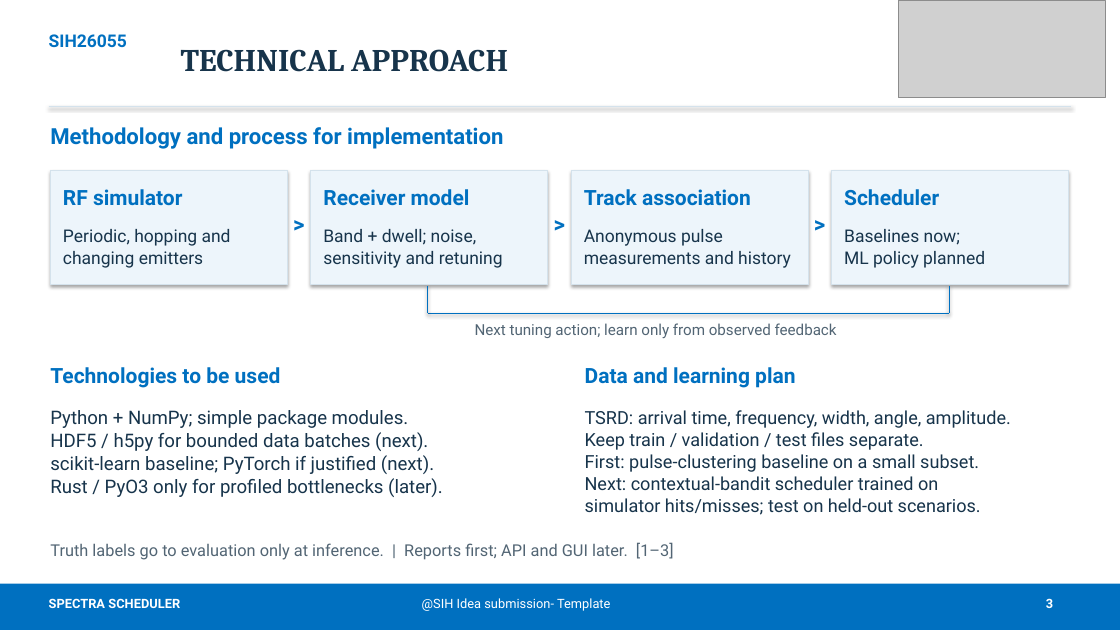
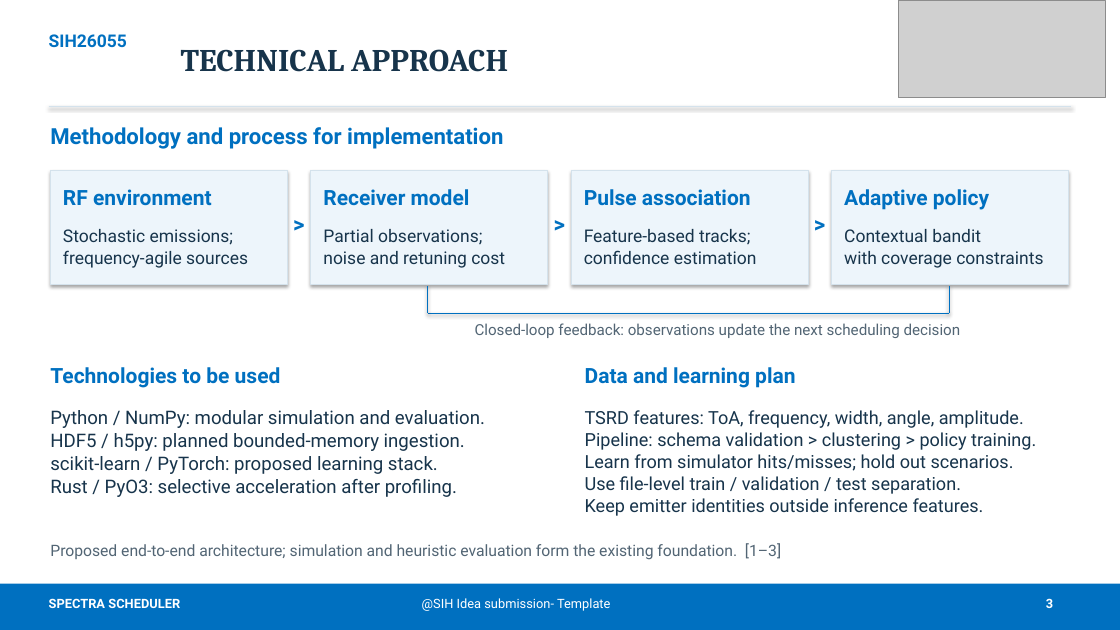
Before and after one commit to Siwach777/spectra-scheduler, a slide deck: slide 3 of ppt/Spectra-Scheduler-SIH2026.pptx. Drawn at 1120x630 pixels with LibreOffice and Linux fonts; fonts in the diff are those of the drawing; grey boxes stand for pictures. Boxes give left, top, right and bottom in pixels: in the first picture for what was removed or moved away, otherwise in the second. Text is boxed around its words. In the diff, an @@ line names an element or a change of style, - is before the commit and + after.

Commit message:
Refocus SIH presentation on technical objectives and validation

```diff
--- a/ppt/Spectra-Scheduler-SIH2026.pptx
+++ b/ppt/Spectra-Scheduler-SIH2026.pptx
@@ text at box(63, 189, 212, 206): text changed @@
-RF simulator
+RF environment
@@ text at box(584, 189, 751, 206): text changed @@
-Track association
+Pulse association
@@ text at box(844, 189, 989, 210): text changed @@
-Scheduler
+Adaptive policy
@@ text at box(63, 229, 248, 268): text changed @@
-Periodic, hopping and
-changing emitters
+Stochastic emissions;
+frequency-agile sources
@@ text at box(323, 229, 505, 268): text changed @@
-Band + dwell; noise,
-sensitivity and retuning
+Partial observations;
+noise and retuning cost
@@ text at box(584, 229, 757, 264): text changed @@
-Anonymous pulse
-measurements and history
+Feature-based tracks;
+confidence estimation
@@ text at box(844, 229, 1043, 268): text changed @@
-Baselines now;
-ML policy planned
+Contextual bandit
+with coverage constraints
@@ text at box(475, 323, 961, 338): text changed @@
-Next tuning action; learn only from observed feedback
+Closed-loop feedback: observations update the next scheduling decision
@@ text at box(50, 410, 485, 497): text changed @@
-Python + NumPy; simple package modules.
-HDF5 / h5py for bounded data batches (next).
-scikit-learn baseline; PyTorch if justified (next).
-Rust / PyO3 only for profiled bottlenecks (later).
+Python / NumPy: modular simulation and evaluation.
+HDF5 / h5py: planned bounded-memory ingestion.
+scikit-learn / PyTorch: proposed learning stack.
+Rust / PyO3: selective acceleration after profiling.
@@ text at box(585, 410, 1036, 516): text changed @@
-TSRD: arrival time, frequency, width, angle, amplitude.
-Keep train / validation / test files separate.
-First: pulse-clustering baseline on a small subset.
-Next: contextual-bandit scheduler trained on
-simulator hits/misses; test on held-out scenarios.
+TSRD features: ToA, frequency, width, angle, amplitude.
+Pipeline: schema validation > clustering > policy training.
+Learn from simulator hits/misses; hold out scenarios.
+Use file-level train / validation / test separation.
+Keep emitter identities outside inference features.
@@ text at box(50, 543, 781, 560): text changed; size 14 to 13.5 pt @@
-Truth labels go to evaluation only at inference. | Reports first; API and GUI later. [1–3]
+Proposed end-to-end architecture; simulation and heuristic evaluation form the existing foundation. [1–3]
```
Also in this commit, not shown: 5 other slides changed, 3 other files.
